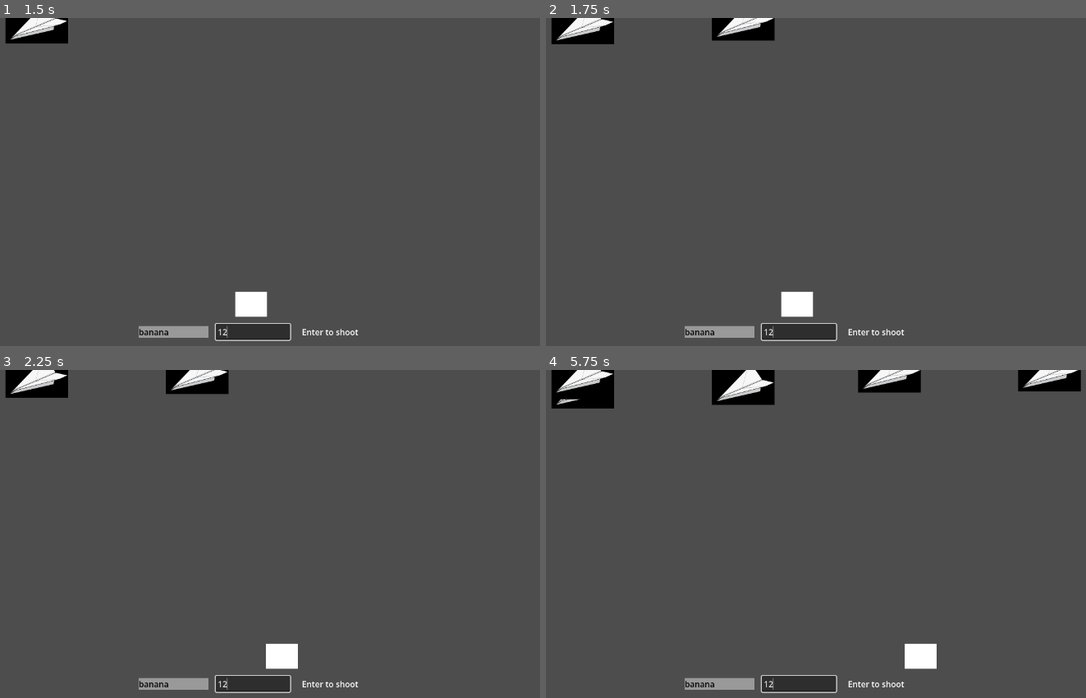
Above: before the commit, frames 1-4 (two rows, left to right).
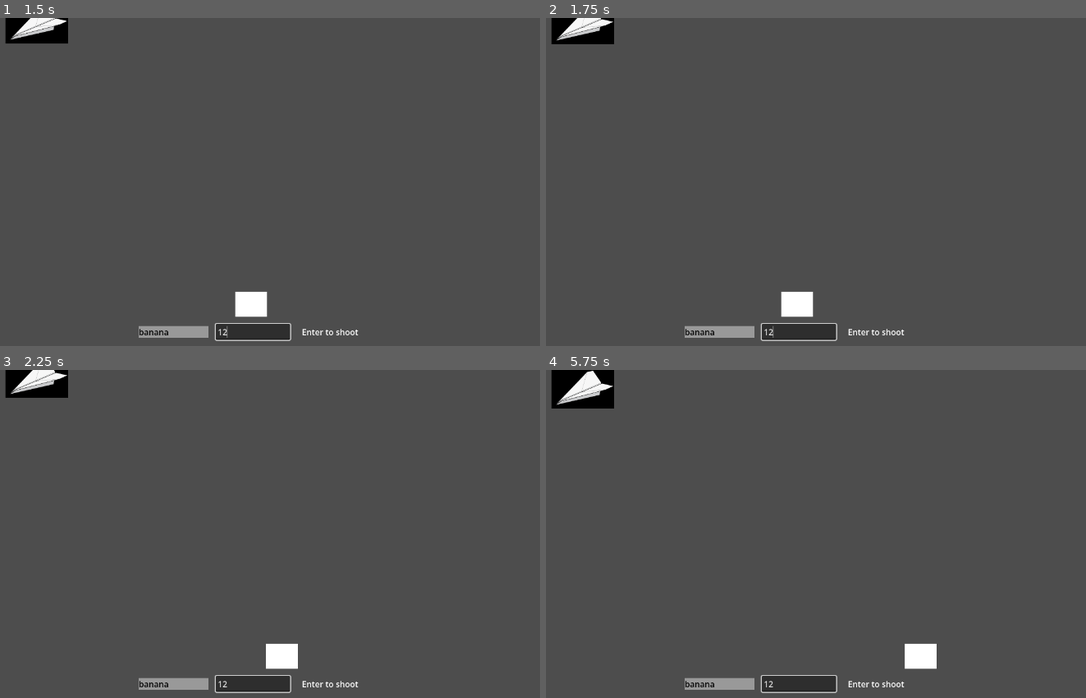
Above: after the commit, the same moments.

Repository: Jsalazar68/3390_project3
Game: Godot game, scene res://scenes/main_menu/Menu.tscn
The game is run twice, just before and just after one commit, with the same random seed, the same clock (stepped at 60 frames per second) and the same inputs.
Inputs (mouse positions are in pixels of both pictures, inside the frame that each line leads up to):
- Up to frame 1 (1.5 s): click "START" at 0.5 s; click (253, 332) at 1.27 s; type "12" at 1.35 s
- Up to frame 2 (1.75 s): no input
- Up to frame 3 (2.25 s): tap Enter (ui_accept) at 2 s; hold Right (ui_right) from 2.03 s (still down)
- Up to frame 4 (5.75 s): tap Enter (ui_accept) at 2.27, 3.02, 4.52, 5.27 s; release Right (ui_right) at 3.53 s; hold Left (ui_left) 3.53-4.28 s; hold Right (ui_right) from 4.28 s (still down); tap Down (pause, bound only after the commit) at 5.65 s

Frame 1 is identical in both runs. In frame 2, 0.8% of the frame differs, in the area x 30-43%, y 0-7%; in frame 3, 0.8%; in frame 4, 3.4%, in the area x 1-100%, y 0-98%.

Commit message:
Added a pause node
Pause node contains the pausing logic

Diff:
--- a/project.godot
+++ b/project.godot
@@ -35,6 +35,19 @@
 "res://ui/": "gray"
 }
 
+[input]
+
+escape={
+"deadzone": 0.2,
+"events": [Object(InputEventKey,"resource_local_to_scene":false,"resource_name":"","device":-1,"window_id":0,"alt_pressed":false,"shift_pressed":false,"ctrl_pressed":false,"meta_pressed":false,"pressed":false,"keycode":0,"physical_keycode":4194305,"key_label":0,"unicode":0,"location":0,"echo":false,"script":null)
+]
+}
+pause={
+"deadzone": 0.2,
+"events": [Object(InputEventKey,"resource_local_to_scene":false,"resource_name":"","device":-1,"window_id":0,"alt_pressed":false,"shift_pressed":false,"ctrl_pressed":false,"meta_pressed":false,"pressed":false,"keycode":0,"physical_keycode":4194322,"key_label":0,"unicode":0,"location":0,"echo":false,"script":null)
+]
+}
+
 [physics]
 
 3d/physics_engine="Jolt Physics"
--- a/scenes/game/Game.tscn
+++ b/scenes/game/Game.tscn
@@ -2,6 +2,7 @@
 
 [ext_resource type="Script" uid="uid://58ol2dabopc0" path="res://scripts/gameplay/game.gd" id="1_iukft"]
 [ext_resource type="Script" uid="uid://cqjb5e4n1urke" path="res://scripts/gameplay/player.gd" id="2_gl6un"]
+[ext_resource type="PackedScene" uid="uid://c54ibeue7fonp" path="res://Scenes/game/Pause.tscn" id="3_gbxxb"]
 
 [sub_resource type="StyleBoxFlat" id="StyleBoxFlat_gl6un"]
 
@@ -137,6 +138,10 @@
 
 [node name="SpawnTimer" type="Timer" parent="." unique_id=713875536]
 
+[node name="CanvasLayer" type="CanvasLayer" parent="." unique_id=244474795]
+
+[node name="Pause" parent="CanvasLayer" unique_id=1667373569 instance=ExtResource("3_gbxxb")]
+
 [connection signal="text_submitted" from="input" to="." method="_on_input_text_submitted"]
 [connection signal="timeout" from="Timer" to="." method="_on_timer_timeout"]
 [connection signal="pressed" from="game_Over/submit_button" to="." method="_on_submit_button_pressed"]
--- /dev/null
+++ b/scripts/gameplay/pause.gd
@@ -0,0 +1,20 @@
+extends Control
+
+
+# Called when the node enters the scene tree for the first time.
+func _ready() -> void:
+	pass # Replace with function body.
+
+func pause():
+	get_tree().paused = true
+
+func resume():
+	get_tree().paused = false
+
+func _input(event):
+	if Input.is_action_just_pressed("pause") and !get_tree().paused:
+		pause()
+		print("escape pressed for pausing")
+	elif Input.is_action_just_pressed("pause") and get_tree().paused:
+		resume()
+		print("escape pressed for resuming")
Not shown, added: scripts/gameplay/pause.gd.uid
